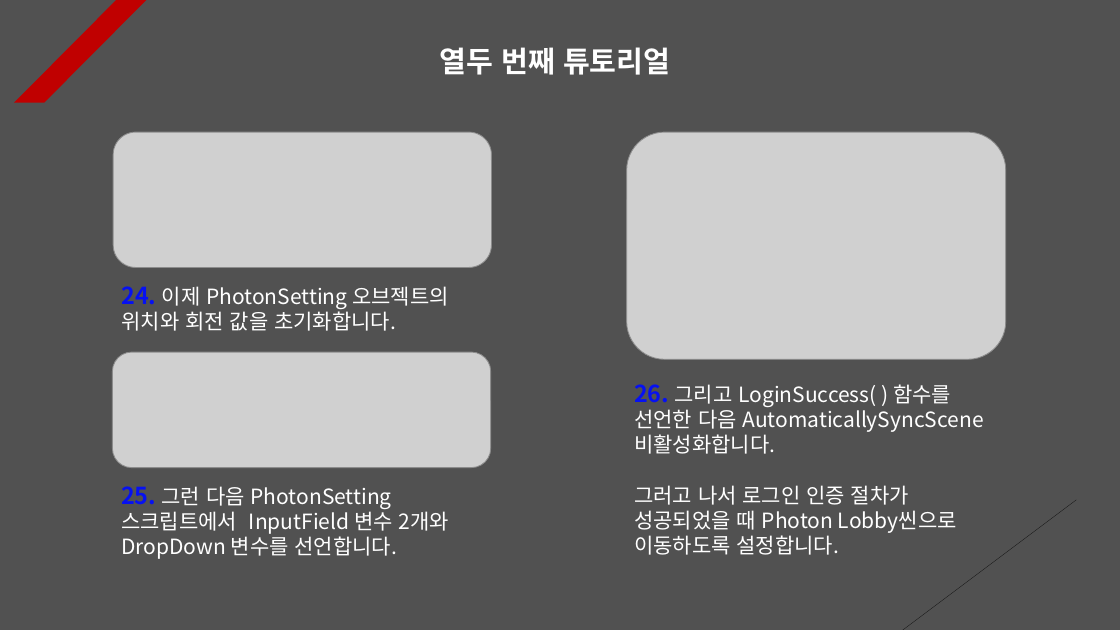
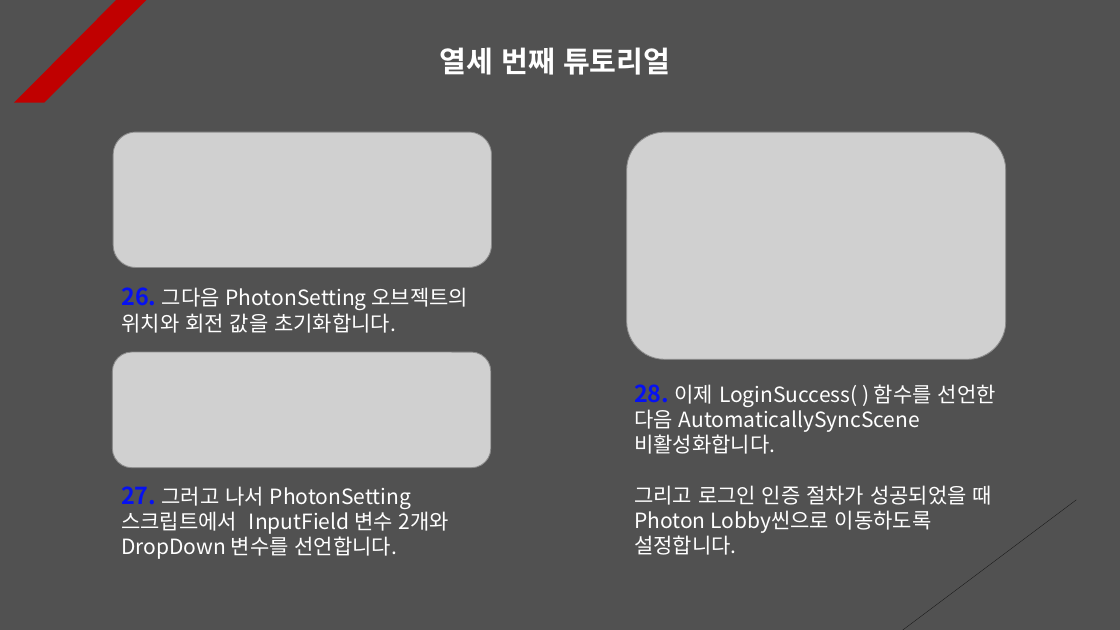
Before and after one commit to Unity2033/3D-UnityEngine, a slide deck: slide 13 of Assets/Class/Photon Server/PPT Data/Photon PlayFab.pptx (slide 12 before the commit). Drawn at 1120x630 pixels with LibreOffice and Linux fonts; fonts in the diff are those of the drawing; grey boxes stand for pictures. Boxes give left, top, right and bottom in pixels: in the first picture for what was removed or moved away, otherwise in the second. Text is boxed around its words. In the diff, an @@ line names an element or a change of style, - is before the commit and + after.

Commit message:
Photon Server PPT Data Update
- Add resource data

```diff
--- a/Assets/Class/Photon Server/PPT Data/Photon PlayFab.pptx
+++ b/Assets/Class/Photon Server/PPT Data/Photon PlayFab.pptx
@@ text at <box>440,47,670,75</box>: text changed @@
-열두 번째 튜토리얼
+열세 번째 튜토리얼
@@ text at <box>121,287,469,333</box>: text changed @@
-24. 이제 PhotonSetting 오브젝트의 위치와 회전 값을 초기화합니다.
+26. 그다음 PhotonSetting 오브젝트의 위치와 회전 값을 초기화합니다.
@@ text at <box>634,384,996,555</box>: text changed @@
-26. 그리고 LoginSuccess( ) 함수를 선언한 다음 AutomaticallySyncScene 비활성화합니다.
-그러고 나서 로그인 인증 절차가 성공되었을 때 Photon Lobby씬으로 이동하도록 설정합니다.
+28. 이제 LoginSuccess( ) 함수를 선언한 다음 AutomaticallySyncScene 비활성화합니다.
+그리고 로그인 인증 절차가 성공되었을 때 Photon Lobby씬으로 이동하도록 설정합니다.
@@ text at <box>121,486,449,559</box>: text changed @@
-25. 그런 다음 PhotonSetting 스크립트에서 InputField 변수 2개와 DropDown 변수를 선언합니다.
+27. 그러고 나서 PhotonSetting 스크립트에서 InputField 변수 2개와 DropDown 변수를 선언합니다.
```
Also in this commit, not shown: 9 other slides changed, 1 slide added, 12 other files.
